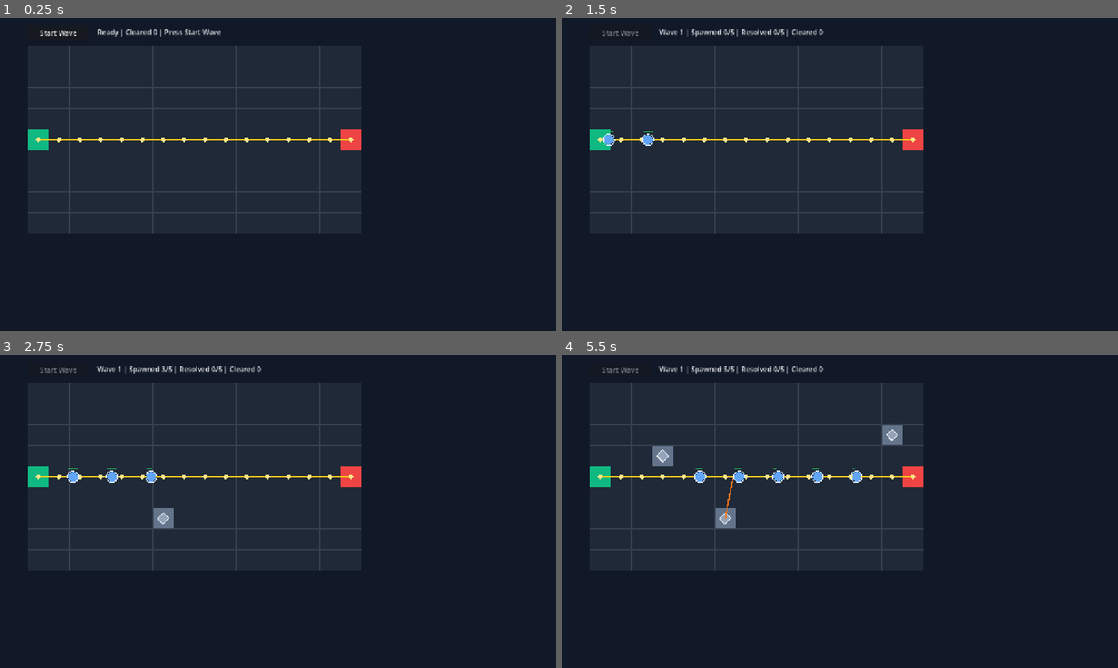
Above: before the commit, frames 1-4 (two rows, left to right).
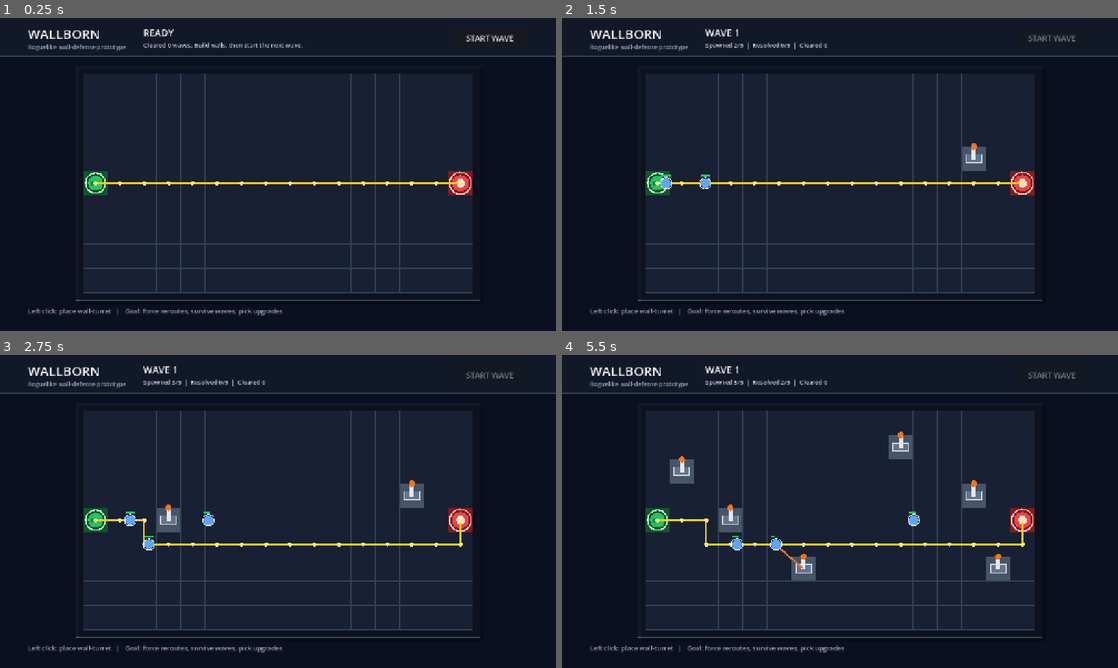
Above: after the commit, the same moments.

Repository: xian0310567/wallborn
Game: Godot game, scene res://scenes/main.tscn
Two runs of this game, one before a commit and one after it. Both use one fixed random seed, a clock stepped at 60 frames per second and the inputs below.
Inputs (mouse positions are in pixels of both pictures, inside the frame that each line leads up to):
- Up to frame 1 (0.25 s): no input
- Up to frame 2 (1.5 s): click "Start Wave" (after the commit: "START WAVE") at 0.5 s; move the mouse to (962, 158) at 1.27 s; click (962, 158) at 1.42 s
- Up to frame 3 (2.75 s): move the mouse to (166, 527) at 2.02 s; click (166, 527) at 2.17 s
- Up to frame 4 (5.5 s): move the mouse to (895, 442) at 2.77 s; click (895, 442) at 2.92 s; move the mouse to (812, 574) at 3.52 s; click (812, 574) at 3.67 s; move the mouse to (1006, 558) at 4.27 s; click (1006, 558) at 4.42 s; move the mouse to (673, 464) at 5.02 s; click (673, 464) at 5.17 s

The runs differ from the first frame. In frame 1, 15% of the frame differs, in the area x 0-100%, y 3-96%; in frame 2, 15%; in frame 3, 15%; in frame 4, 17%.

Commit message:
Establish visual UI foundation

Diff:
--- a/scripts/main.gd
+++ b/scripts/main.gd
@@ -4,8 +4,9 @@
 const WallbornGridViewScript := preload("res://scripts/wallborn_grid_view.gd")
 const EnemyScript := preload("res://scripts/enemy.gd")
 const GRID_SIZE := Vector2i(16, 9)
-const CELL_SIZE := 48
-const GRID_ORIGIN := Vector2(64, 64)
+const CELL_SIZE := 56
+const GRID_ORIGIN := Vector2(192, 128)
+const SCREEN_SIZE := Vector2(1280, 720)
 
 var grid := WallbornGridScript.new(GRID_SIZE, CELL_SIZE)
 var grid_view = WallbornGridViewScript.top_down(GRID_ORIGIN, CELL_SIZE)
@@ -49,9 +50,10 @@
 
 func _create_wave_button() -> void:
 	start_wave_button = Button.new()
-	start_wave_button.text = "Start Wave"
-	start_wave_button.position = Vector2(64, 16)
-	start_wave_button.size = Vector2(140, 36)
+	start_wave_button.text = "START WAVE"
+	start_wave_button.position = Vector2(1040, 24)
+	start_wave_button.size = Vector2(176, 44)
+	start_wave_button.add_theme_font_size_override("font_size", 18)
 	start_wave_button.pressed.connect(start_wave)
 	add_child(start_wave_button)
 
@@ -281,46 +283,75 @@
 
 func _draw() -> void:
 	_draw_background()
+	_draw_board_frame()
 	_draw_cells()
 	_draw_path()
 	_draw_attack_effects()
-	_draw_wave_status()
+	_draw_hud()
+	_draw_card_overlay()
 	_draw_grid_lines()
 
 func _draw_background() -> void:
-	draw_rect(Rect2(Vector2.ZERO, get_viewport_rect().size), Color("#111827"), true)
+	draw_rect(Rect2(Vector2.ZERO, SCREEN_SIZE), Color("#0b1020"), true)
+	draw_rect(Rect2(Vector2(0, 0), Vector2(SCREEN_SIZE.x, 88)), Color("#111827"), true)
+	draw_line(Vector2(0, 88), Vector2(SCREEN_SIZE.x, 88), Color("#334155"), 2.0)
+	draw_string(ThemeDB.fallback_font, Vector2(64, 48), "WALLBORN", HORIZONTAL_ALIGNMENT_LEFT, -1, 30, Color("#f8fafc"))
+	draw_string(ThemeDB.fallback_font, Vector2(64, 72), "Roguelike wall-defense prototype", HORIZONTAL_ALIGNMENT_LEFT, -1, 14, Color("#94a3b8"))
+
+func _draw_board_frame() -> void:
+	var board_size := Vector2(grid.size.x * CELL_SIZE, grid.size.y * CELL_SIZE)
+	var frame := Rect2(GRID_ORIGIN - Vector2(18, 18), board_size + Vector2(36, 36))
+	draw_rect(frame, Color("#111827"), true)
+	draw_rect(frame, Color("#475569"), false, 2.0)
+	var shadow := Rect2(frame.position + Vector2(8, 8), frame.size)
+	draw_rect(shadow, Color(0, 0, 0, 0.22), true)
 
 func _draw_cells() -> void:
 	for cell in grid_view.get_cells_in_draw_order(grid.size):
 		var corners: PackedVector2Array = grid_view.cell_corners(cell)
-		var fill := Color("#1f2937")
+		var fill := Color("#182033")
 		match grid.get_cell_type(cell):
 			grid.CELL_START:
-				fill = Color("#10b981")
+				fill = Color("#14532d")
 			grid.CELL_GOAL:
-				fill = Color("#ef4444")
+				fill = Color("#7f1d1d")
 			grid.CELL_BLOCKED:
-				fill = Color("#64748b")
+				fill = Color("#475569")
 		draw_colored_polygon(corners, fill)
-		draw_polyline(PackedVector2Array([corners[0], corners[1], corners[2], corners[3], corners[0]]), Color("#374151"), 1.0)
-		if grid.get_cell_type(cell) == grid.CELL_BLOCKED:
+		draw_colored_polygon(PackedVector2Array([corners[1], corners[2], corners[2] + Vector2(0, 5), corners[1] + Vector2(0, 5)]), Color(0, 0, 0, 0.18))
+		draw_polyline(PackedVector2Array([corners[0], corners[1], corners[2], corners[3], corners[0]]), Color("#334155"), 1.0)
+		if grid.get_cell_type(cell) == grid.CELL_START:
+			_draw_spawn_gate(cell)
+		elif grid.get_cell_type(cell) == grid.CELL_GOAL:
+			_draw_core(cell)
+		elif grid.get_cell_type(cell) == grid.CELL_BLOCKED:
 			_draw_defense_unit(cell)
+
+func _draw_spawn_gate(cell: Vector2i) -> void:
+	var center: Vector2 = grid_view.cell_to_world(cell)
+	draw_circle(center, 17.0, Color("#22c55e"))
+	draw_arc(center, 23.0, 0.0, TAU, 32, Color("#bbf7d0"), 3.0)
+	draw_string(ThemeDB.fallback_font, center + Vector2(-12, 6), "IN", HORIZONTAL_ALIGNMENT_LEFT, -1, 13, Color("#052e16"))
+
+func _draw_core(cell: Vector2i) -> void:
+	var center: Vector2 = grid_view.cell_to_world(cell)
+	draw_circle(center, 19.0, Color("#ef4444"))
+	draw_circle(center, 10.0, Color("#fee2e2"))
+	draw_arc(center, 25.0, 0.0, TAU, 32, Color("#fecaca"), 3.0)
 
 func _draw_defense_unit(cell: Vector2i) -> void:
 	var center: Vector2 = grid_view.cell_to_world(cell)
-	var half: float = minf(grid_view.basis_x.length(), grid_view.basis_y.length()) * 0.28
-	var points := PackedVector2Array([
-		center + Vector2(0, -half),
-		center + Vector2(half, 0),
-		center + Vector2(0, half),
-		center + Vector2(-half, 0),
-	])
-	draw_colored_polygon(points, Color("#94a3b8"))
-	draw_polyline(PackedVector2Array([points[0], points[1], points[2], points[3], points[0]]), Color("#e2e8f0"), 2.0)
+	var half: float = minf(grid_view.basis_x.length(), grid_view.basis_y.length()) * 0.32
+	var base := Rect2(center - Vector2(half, half * 0.55), Vector2(half * 2.0, half * 1.1))
+	draw_rect(base, Color("#64748b"), true)
+	draw_rect(base, Color("#cbd5e1"), false, 2.0)
+	draw_rect(Rect2(center + Vector2(-5, -half - 8), Vector2(10, half + 10)), Color("#e2e8f0"), true)
+	draw_circle(center + Vector2(0, -half - 10), 7.0, Color("#f97316"))
 
 func _draw_attack_effects() -> void:
 	for effect in attack_effects:
-		draw_line(effect["from"], effect["to"], Color("#f97316"), 3.0)
+		draw_line(effect["from"], effect["to"], Color("#f97316"), 4.0)
+		draw_circle(effect["to"], 5.0, Color("#fed7aa"))
 
 func _draw_path() -> void:
 	if path.size() < 2:
@@ -330,13 +361,26 @@
 	for point in points:
 		draw_circle(point, 5.0, Color("#fde68a"))
 
-func _draw_wave_status() -> void:
-	var status := "Wave %s | Spawned %s/%s | Resolved %s/%s | Cleared %s" % [wave_index, wave_spawned_count, wave_enemies_to_spawn, wave_resolved_count, wave_enemies_to_spawn, waves_cleared]
+func _draw_hud() -> void:
+	var status := "WAVE %s" % wave_index
+	var detail := "Spawned %s/%s  |  Resolved %s/%s  |  Cleared %s" % [wave_spawned_count, wave_enemies_to_spawn, wave_resolved_count, wave_enemies_to_spawn, waves_cleared]
 	if awaiting_card_choice:
-		status = "Wave cleared | Choose 1 card"
+		status = "WAVE CLEARED"
+		detail = "Choose one upgrade card"
 	elif not wave_active:
-		status = "Ready | Cleared %s | Press Start Wave" % waves_cleared
-	draw_string(ThemeDB.fallback_font, Vector2(224, 39), status, HORIZONTAL_ALIGNMENT_LEFT, -1, 16, Color("#e5e7eb"))
+		status = "READY"
+		detail = "Cleared %s waves. Build walls, then start the next wave." % waves_cleared
+	draw_string(ThemeDB.fallback_font, Vector2(330, 42), status, HORIZONTAL_ALIGNMENT_LEFT, -1, 22, Color("#f8fafc"))
+	draw_string(ThemeDB.fallback_font, Vector2(330, 68), detail, HORIZONTAL_ALIGNMENT_LEFT, -1, 14, Color("#cbd5e1"))
+	draw_string(ThemeDB.fallback_font, Vector2(64, 680), "Left click: place wall-turret   |   Goal: force reroutes, survive waves, pick upgrades", HORIZONTAL_ALIGNMENT_LEFT, -1, 15, Color("#94a3b8"))
+
+func _draw_card_overlay() -> void:
+	if not awaiting_card_choice:
+		return
+	draw_rect(Rect2(Vector2.ZERO, SCREEN_SIZE), Color(0, 0, 0, 0.52), true)
+	draw_rect(Rect2(Vector2(300, 190), Vector2(680, 330)), Color("#111827"), true)
+	draw_rect(Rect2(Vector2(300, 190), Vector2(680, 330)), Color("#facc15"), false, 3.0)
+	draw_string(ThemeDB.fallback_font, Vector2(470, 245), "CHOOSE AN UPGRADE", HORIZONTAL_ALIGNMENT_LEFT, -1, 28, Color("#f8fafc"))
 
 func _draw_grid_lines() -> void:
 	# Cell outlines are drawn in _draw_cells(). Keeping this hook makes future
